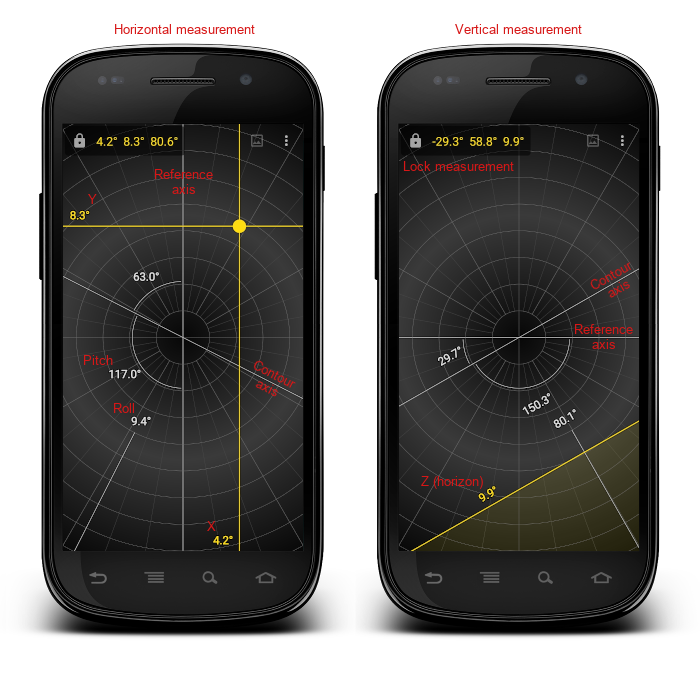
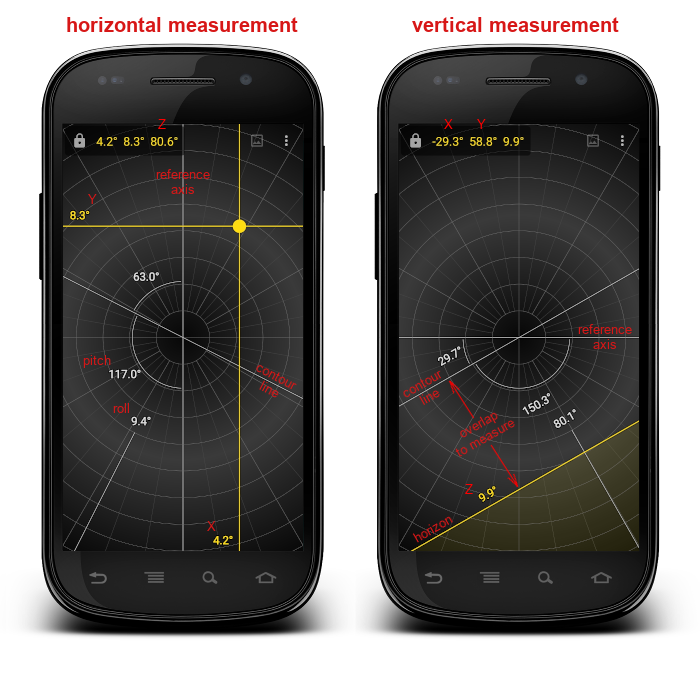
Layered file, before and after one edit (700x681). Changes by layer:
added layer "overlap ..." above "Z" over [455, 412, 516, 457]
added layer "Z" above "horizon" over [465, 484, 473, 494]
renamed "Z (horizon)" to "horizon", painted on it over [412, 476, 483, 543]
renamed "Reference ..." to "reference ... #1", painted on it over [575, 324, 633, 349]
renamed "Reference ... #1" to "reference ...", painted on it over [155, 169, 213, 194]
renamed "Pitch" to "pitch", painted on it over [83, 355, 113, 368]
renamed "Roll" to "roll", painted on it over [113, 403, 134, 413]
removed layer "Lock measurement" over [403, 161, 514, 171]
renamed "Vertical measurement" to "vertical measurement", painted on it over [412, 17, 619, 34]
renamed "Contour ... #1" to "contour ... #1", painted on it over [403, 262, 631, 406]
renamed "Contour ..." to "contour ...", painted on it over [253, 360, 297, 398]
renamed "Horizontal measurement" to "horizontal measurement", painted on it over [67, 17, 298, 34]
added layer "Arrow" above "X Y" over [448, 380, 519, 489]
added layer "X Y" above "Z #1" over [444, 119, 486, 129]
added layer "Z #1" above "Image_01.png" over [158, 119, 166, 129]
